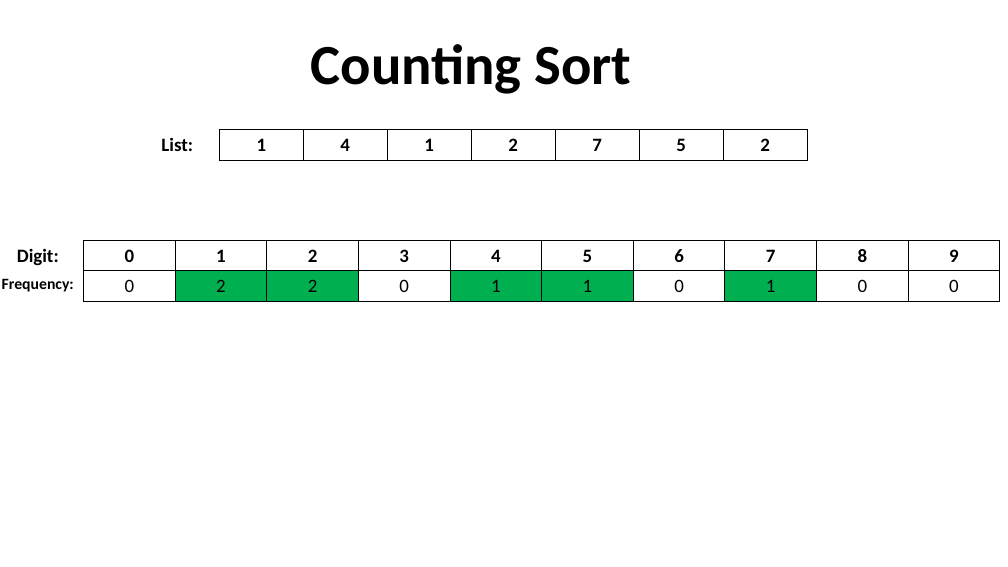
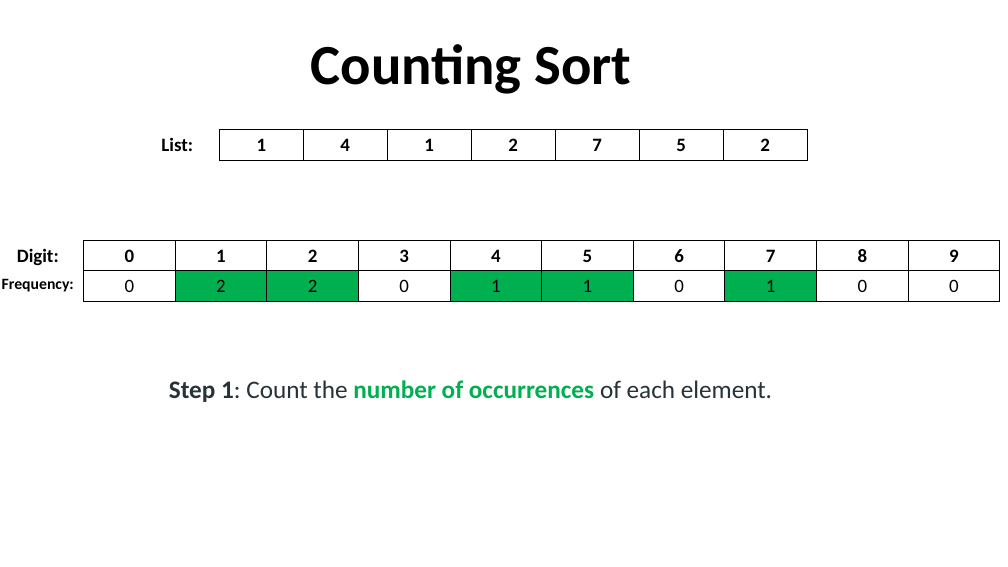
Before and after one commit to robitussin/CCDATRCL, a slide deck: slide 3 of 5 - Sorting Algorithms/Counting Sort.pptx. Drawn at 1008x567 pixels with LibreOffice and Linux fonts; fonts in the diff are those of the drawing; background and template pictures are left out. Boxes give left, top, right and bottom in pixels: in the first picture for what was removed or moved away, otherwise in the second. Text is boxed around its words. In the diff, an @@ line names an element or a change of style, - is before the commit and + after.

Commit message:
Added counting and radix sort

```diff
--- a/5 - Sorting Algorithms/Counting Sort.pptx
+++ b/5 - Sorting Algorithms/Counting Sort.pptx
@@ text added at [169,380,772,402], 24 pt, text #273239, bold @@
+Step 1: Count the number of occurrences of each element.
```
Also in this commit, not shown: 2 other slides changed, 4 other files.
